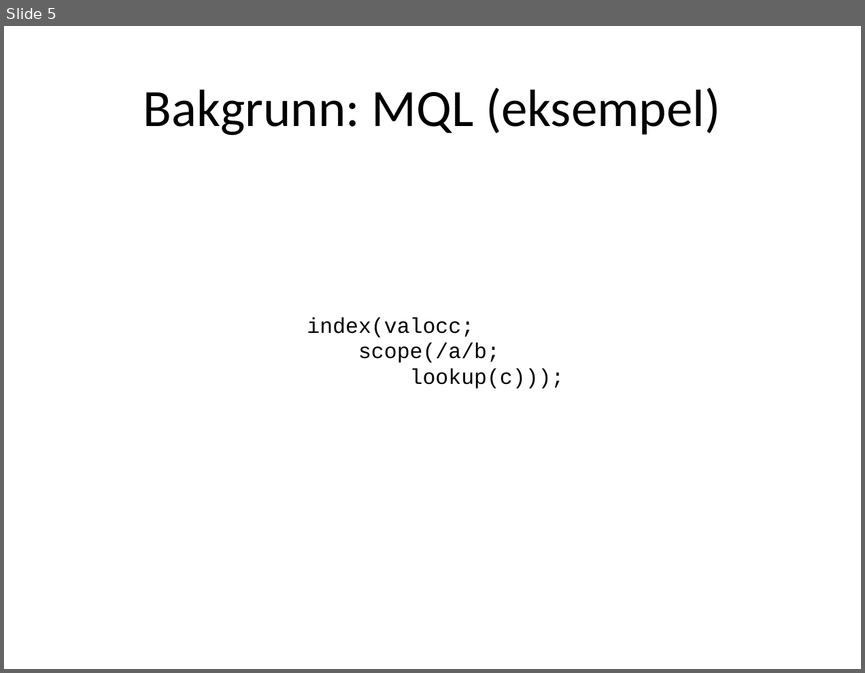
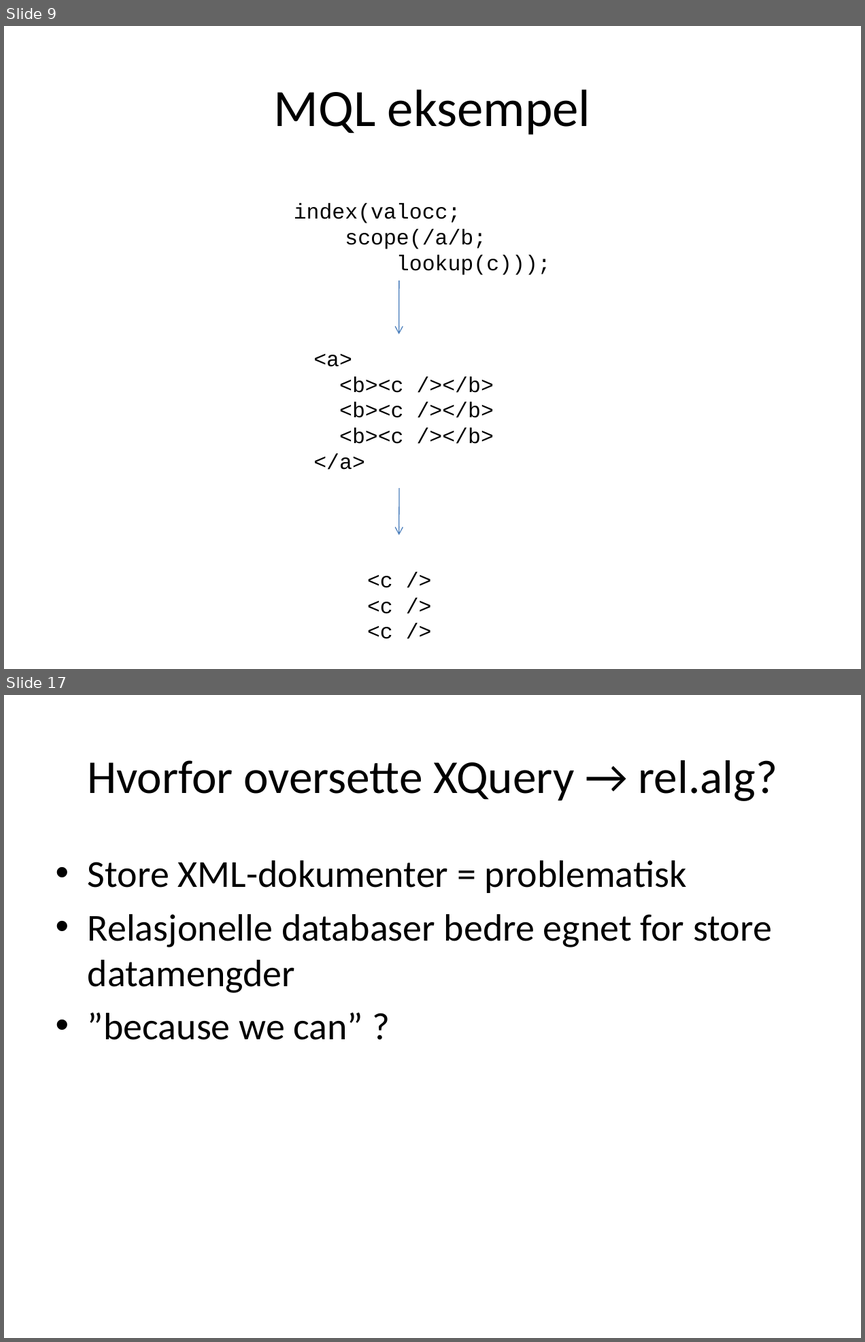
Before and after one commit to andrerav/xqft-parser, a slide deck: XQuery og relasjonell algebra.pptx. Shown one above the other, each under a label of ours: slide 5 before the commit, slides 9 and 17 after it; the slides between them are not shown. The pictures are 865x673 and 865x1342 pixels, drawn with LibreOffice and Linux fonts; fonts in the diff are those of the drawing. Boxes give left, top, right and bottom in pixels: in the first picture for what was removed or moved away, otherwise in the second. Text is boxed around its words. In the diff, an @@ line names an element or a change of style, - is before the commit and + after.

```diff
--- a/XQuery og relasjonell algebra.pptx
+++ b/XQuery og relasjonell algebra.pptx
@@ slide 17 added at (x1=4, y1=695, x2=861, y2=1338), background #FFFFFF @@
@@ title added at (x1=87, y1=760, x2=777, y2=801), 39.6 pt, text #000000 @@
+Hvorfor oversette XQuery → rel.alg?
@@ text added at (x1=88, y1=860, x2=772, y2=1040), 32 pt, text #000000 @@
+• Store XML-dokumenter = problematisk
+• Relasjonelle databaser bedre egnet for store datamengder
+• ”because we can” ?
@@ what was slide 5 is now slide 9 @@
@@ slide 9 changed as well @@
@@ title at (x1=274, y1=89, x2=591, y2=135): text changed @@
-Bakgrunn: MQL (eksempel)
+MQL eksempel
@@ text "index(valocc;" moved from (x1=307, y1=317, x2=564, y2=388) to (x1=294, y1=203, x2=551, y2=275) @@
@@ arrow added from (399, 280) to (399, 333), #4B7EBC 0.75 pt @@
@@ text added at (x1=313, y1=354, x2=494, y2=469), 18 pt, text #000000 @@
+<a>
+<b><c /></b>
+<b><c /></b>
+<b><c /></b>
+</a>
@@ arrow added from (399, 488) to (399, 535), #4B7EBC 0.75 pt @@
@@ text added at (x1=367, y1=575, x2=393, y2=639), 18 pt, text #000000 @@
+<c />
+<c />
+<c />
```
Also in this commit, not shown: 5 other slides changed, 21 other slides added.
